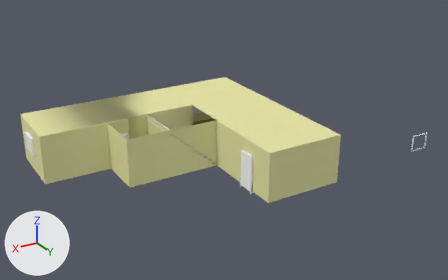
Two versions of the FBX model Assets/Models/house_floor1.fbx, one commit apart.
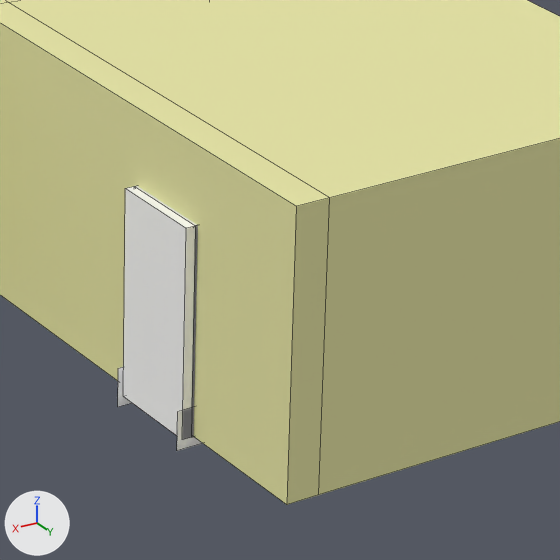
The first picture shows the older version from a 50 mm camera at (31.8, 27.6, 14.7) aimed at (14.2, -1.8, -0.1). The close-ups show both versions on the part from 49% to 70% of the width and 42% to 76% of the height of that picture; other places that the commit changed are outside them. The lights are fixed; the arrows at lower left show +X, +Y and +Z. The close-ups show mesh edges as thin lines. Where no turn or scale is listed for an object, it has been applied to the vertices.

Objects in the first close-up: 'CTRL_Baseboard.002', 'CTRL_Hole.002', 'Cube'.
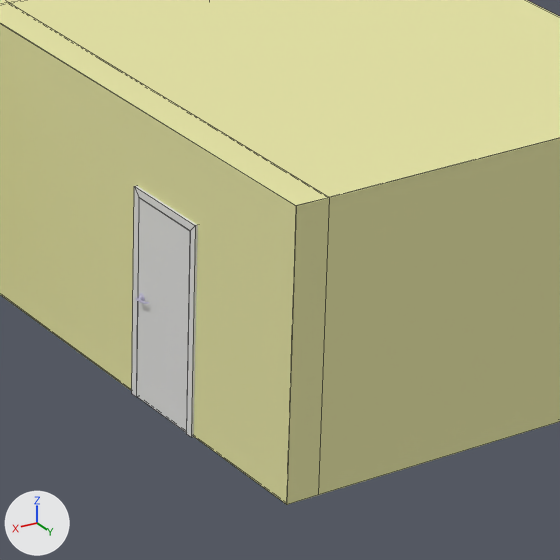
Pixel boxes [x1, y1, x2, y2] of what changed, in the close-ups (560 x 560 px):
```json
{"object": "CTRL_Hole.002", "change": "deleted", "before": [123, 186, 198, 440]}
{"object": "CTRL_Baseboard.002", "change": "deleted", "before": [118, 367, 203, 451]}
{"object": "Door.002", "change": "unchanged, uncovered by the edit", "after": [137, 198, 190, 432]}
{"object": "DoorFrame.002", "change": "unchanged, uncovered by the edit", "before": [135, 186, 198, 433], "after": [132, 186, 198, 437]}
```

Edits to the scene script, one JSON object a line:
```json
{"op": "remove", "block": "ob_ctrl_baseboard_002", "code": ["ob_ctrl_baseboard_002 = bpy.data.objects.new('CTRL_Baseboard.002', me_ctrl_baseboard_009)", "ob_ctrl_baseboard_002.location = (15.35, 2.41, -1.24)"]}
{"op": "remove", "block": "ob_ctrl_hole_002", "code": ["ob_ctrl_hole_002 = bpy.data.objects.new('CTRL_Hole.002', me_ctrl_hole_014)", "ob_ctrl_hole_002.location = (15.29, 2.41, -1.14)"]}
```
